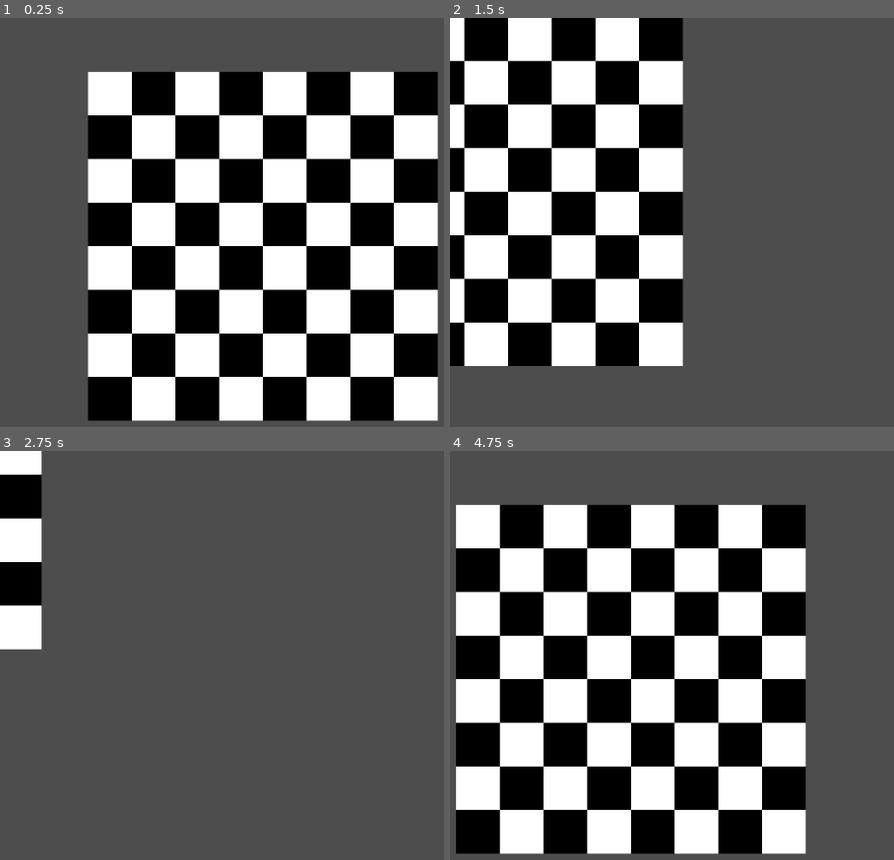
Above: before the commit, frames 1-4 (two rows, left to right).
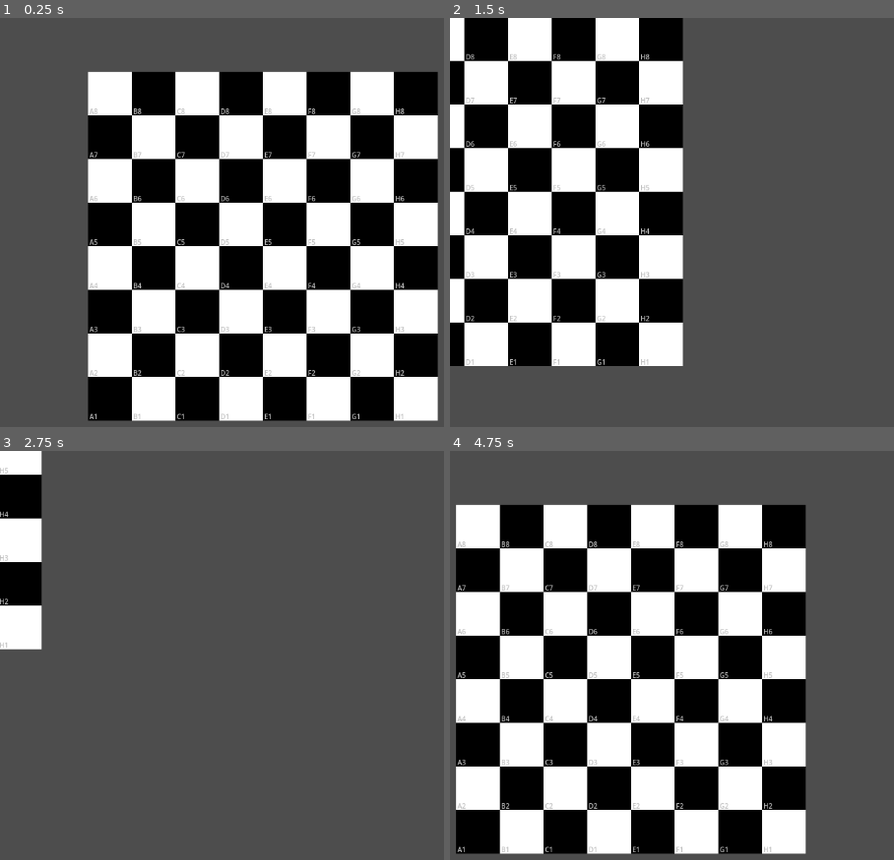
Above: after the commit, the same moments.

Repository: JorgeSaicoski/olimpico
Game: Godot game, scene res://scenes/game.tscn
The game is run twice, just before and just after one commit, with the same random seed, the same clock (stepped at 60 frames per second) and the same inputs.
Inputs (mouse positions are in pixels of both pictures, inside the frame that each line leads up to):
- Up to frame 1 (0.25 s): no input
- Up to frame 2 (1.5 s): tap Enter at 0.5 s; move the mouse to (outside the picture) at 0.52 s; hold D 0.53-1.28 s; tap 1 at 0.6 s; click (outside the picture) at 0.67 s; tap 2 at 0.8, 1.35 s; move the mouse to (685, 259) at 1.27 s; hold S from 1.28 s (still down); click (685, 259) at 1.42 s
- Up to frame 3 (2.75 s): tap 3 at 1.55, 2.1 s; move the mouse to (outside the picture) at 2.02 s; release S at 2.03 s; hold D from 2.03 s (still down); click (outside the picture) at 2.17 s; tap 4 at 2.3 s
- Up to frame 4 (4.75 s): move the mouse to (805, 761) at 2.77 s; release D at 2.78 s; hold W 2.78-3.53 s; tap 4 at 2.85 s; click (805, 761) at 2.92 s; tap 5 at 3.05, 3.6 s; move the mouse to (outside the picture) at 3.52 s; hold A from 3.53 s (still down); click (outside the picture) at 3.67 s; tap 6 at 3.8, 4.35 s; move the mouse to (605, 606) at 4.27 s; click (605, 606) at 4.42 s; tap 7 at 4.55 s

The runs differ from the first frame. In frame 1, 1.0% of the frame differs, in the area x 20-92%, y 22-99%; in frame 2, 0.6%; in frame 3, less than 0.1%; in frame 4, 1.0%.
Error before the commit: Attempt to call function 'place_card' in base 'null instance' on a null instance. (res://scripts/turn.gd:57)

Commit message:
clean old code and create a modular square

Diff:
--- a/scenes/game.tscn
+++ b/scenes/game.tscn
@@ -1,10 +1,8 @@
-[gd_scene load_steps=8 format=3 uid="uid://oucwmrequbwj"]
+[gd_scene load_steps=6 format=3 uid="uid://oucwmrequbwj"]
 
 [ext_resource type="PackedScene" uid="uid://bytcim01dmfj1" path="res://scenes/board.tscn" id="1_57j53"]
 [ext_resource type="Script" path="res://scripts/Board/rules.gd" id="2_8625o"]
-[ext_resource type="Script" path="res://scripts/turn.gd" id="2_j05r8"]
-[ext_resource type="Script" path="res://scripts/Board/place_piece.gd" id="3_5q6tl"]
-[ext_resource type="Script" path="res://scripts/Board/move_piece.gd" id="4_58mjj"]
+[ext_resource type="PackedScene" uid="uid://dchhvrawiel8g" path="res://scenes/square.tscn" id="3_2tbov"]
 [ext_resource type="Script" path="res://scripts/camera.gd" id="5_86jdi"]
 
 [sub_resource type="FontVariation" id="FontVariation_724ut"]
@@ -19,23 +17,22 @@
 
 [node name="Board" parent="." instance=ExtResource("1_57j53")]
 position = Vector2(125, 79)
+board_size = null
+cell_size = null
 font = SubResource("FontVariation_724ut")
 
 [node name="Piece" type="Node" parent="Board"]
-
-[node name="Square" type="Node" parent="Board"]
 
 [node name="Rules" type="Node" parent="Board"]
 script = ExtResource("2_8625o")
 
 [node name="Turn" type="Node" parent="Board/Rules"]
-script = ExtResource("2_j05r8")
 
 [node name="PlacePiece" type="Node" parent="Board/Rules/Turn"]
-script = ExtResource("3_5q6tl")
 
 [node name="MovePiece" type="Node" parent="Board/Rules/Turn"]
-script = ExtResource("4_58mjj")
+
+[node name="Square" parent="Board" instance=ExtResource("3_2tbov")]
 
 [node name="Camera2D" type="Camera2D" parent="."]
 position = Vector2(572, 324)
--- /dev/null
+++ b/scenes/square.tscn
@@ -0,0 +1,6 @@
+[gd_scene load_steps=2 format=3 uid="uid://dchhvrawiel8g"]
+
+[ext_resource type="Script" path="res://scripts/Board/square.gd" id="1_loc4e"]
+
+[node name="Square" type="Node2D"]
+script = ExtResource("1_loc4e")
--- a/scripts/Board/board.gd
+++ b/scripts/Board/board.gd
@@ -1,82 +1,85 @@
-class_name GameBoard
-extends Node2D
+class_name GameBoard extends Node2D
 
-@export var board_size: Vector2i = Vector2i(8, 8)  # Default size of the board
-@export var cell_size: int = 64  # Size of each cell in pixels
-@export var font: Font # Font
-var squares: Array = []  # Array to track board squares and their states
-var _square_lookup: Dictionary = {}
-var piece_textures: Dictionary = {}  # Dictionary to store piece textures by name
-var player_colors = {
-	"a": Color(0.4, 0.7, 1, 1.0),  # Soft blue
-	"b": Color(1, 0.5, 0.6, 1.0)    # Soft pink/rose
-}
+@export var board_size: Vector2i = Vector2i(8, 8)
+@export var cell_size: int = 64
+@export var font: Font
 
+var squares: Array[Square] = []
+var square_lookup: Dictionary = {}
 
 func _ready() -> void:
 	initialize_board()
-	queue_redraw()  # Schedule a redraw to update the board visually
-
-func _draw() -> void:
-	# Draw the board
-	for square in squares:
-		var rect = Rect2(square["position"] * cell_size, Vector2(cell_size, cell_size))
-		draw_rect(rect, square["color"])
-		if square["piece"] != null:
-			var piece = square["piece"]
-			var text_color = player_colors[piece["player"]]  # Use the player color from our dictionary
-			draw_string(
-				font,
-				rect.position + Vector2(cell_size/10, cell_size / 2),  # Adjust position for text alignment
-				piece["name"],
-				HORIZONTAL_ALIGNMENT_LEFT,  # Add horizontal alignment parameter
-				cell_size,  # Width (-1 means no clipping)
-				16,  # Font size
-				text_color  # Color as the last parameter
-			)
 
 func initialize_board() -> void:
+	# Clear existing squares if any
+	for square in squares:
+		square.queue_free()
 	squares.clear()
-	_square_lookup.clear()
+	square_lookup.clear()
+
+	# Create new squares
+	var square_scene = preload("res://scenes/square.tscn")
 
 	for row in range(board_size.y):
 		for col in range(board_size.x):
-			var square = {
-				"position": Vector2i(col, row),
-				"color": Color.WHITE if (row + col) % 2 == 0 else Color.BLACK,
-				"piece": null
-			}
+			var square: Square = square_scene.instantiate()
+			add_child(square)
+
+			# Set position before configuring other properties
+			square.position = Vector2(col * cell_size, row * cell_size)
+
+			# Calculate chess notation (A1, B2, etc.)
+			# Convert col to letter (0 = A, 1 = B, etc.)
+			var file = char(65 + col) # 65 is ASCII for 'A'
+			# Chess notation starts from bottom, so we invert the row number
+			var rank = str(board_size.y - row)
+			var chess_position = file + rank
+
+			# Configure square properties after adding to scene tree
+			square.setup(
+				cell_size,
+				(row + col) % 2 == 1,
+				font,
+				Vector2i(col, row),
+				chess_position
+			)
+
+			# Connect the square's clicked signal
+			square.square_clicked.connect(_on_square_clicked)
+
+			# Store references
 			squares.append(square)
-			_square_lookup[square["position"]] = square
-	queue_redraw()
+			square_lookup[Vector2i(col, row)] = square
 
-func add_piece(piece: Dictionary, square: Dictionary) -> bool:
-	if square == {} or square["piece"] != null:
-		push_warning("Invalid square or square already occupied")
+func add_piece(piece: Dictionary, position: Vector2i) -> bool:
+	var square = square_lookup.get(position)
+	if square == null:
 		return false
-	square["piece"] = piece
-	queue_redraw()
-	return true
+	return square.set_piece(piece)
 
-func remove_piece(square: Dictionary) -> Dictionary:
-	if square == {} or square["piece"] == null:
-		push_warning("Invalid square")
+func remove_piece(position: Vector2i) -> Dictionary:
+	var square = square_lookup.get(position)
+	if square == null:
 		return {}
-	var piece:Dictionary = square["piece"]
-	square["piece"] = null
-	queue_redraw()
-	return piece
+	return square.remove_piece()
 
-func get_square(mouse_position: Vector2i) -> Dictionary:
-	var position = to_local(mouse_position)
-	var position_on_board := Vector2i(
-		floor(position.x / cell_size),
-		floor(position.y / cell_size)
-	)
+func _on_square_clicked(square: Square) -> void:
+	# Handle square clicks here
+	# You can emit a signal to notify parent nodes if needed
+	pass
 
-	# Boundary check
-	if (position_on_board.x < 0 or position_on_board.x >= board_size.x or
-		position_on_board.y < 0 or position_on_board.y >= board_size.y):
-		return {}
+func get_square(position: Vector2i) -> Square:
+	return square_lookup.get(position)
 
-	return _square_lookup.get(position_on_board, {})
+# Helper function to convert chess notation to board position
+func chess_to_position(chess_notation: String) -> Vector2i:
+	if chess_notation.length() != 2:
+		return Vector2i(-1, -1)
+
+	var file = chess_notation[0].to_upper().unicode_at(0) - 65 # Convert A-H to 0-7
+	var rank = board_size.y - int(chess_notation[1]) # Convert 1-8 to 7-0
+
+	if file < 0 or file >= board_size.x or rank < 0 or rank >= board_size.y:
+		return Vector2i(-1, -1)
+
+	return Vector2i(file, rank)
--- a/scripts/Board/move_piece.gd
+++ /dev/null
@@ -1,30 +0,0 @@
-class_name MoveCard
-extends Node
-@onready var board: GameBoard = $"../../.."
-
-var piece: Dictionary
-# Called when the node enters the scene tree for the first time.
-func _ready() -> void:
-	pass # Replace with function body.
-
-func move_card(initial_square:Dictionary, to_square: Dictionary, player: String, turn:int) -> bool:
-	if to_square["piece"] != null:
-		return false
-	piece = board.remove_piece(initial_square)
-	var square_moved:Vector2i = initial_square["position"] - to_square["position"]
-	var square_moved_x: int = ensure_positive(square_moved.x)
-	var square_moved_y: int = ensure_positive(square_moved.y)
-
-	if not piece.has("player"):
-		return false
-	elif to_square["piece"] or piece.player != player or square_moved_x>1 or square_moved_y>1 or piece["turn_placed"] == turn:
-		initial_square["piece"] = piece
-		return false
-	elif board.add_piece(piece, to_square):
-		return true
-	return false
-
-func ensure_positive(number: int) -> int:
-	if number < 0:
-		return abs(number)  # Convert to positive
-	return number
--- a/scripts/Board/place_piece.gd
+++ /dev/null
@@ -1,39 +0,0 @@
-class_name PlaceCard
-extends Node
-@onready var board: GameBoard = $"../../.."
-
-@export var row_allowed: int = 2  # How much row does each play have
-# Called when the node enters the scene tree for the first time.
-func _ready() -> void:
-	pass # Replace with function body.
-func place_card(event: InputEventKey, current_player: String, square: Dictionary, turn:int) -> bool:
-	var piece_name: String
-	# Ensure square has a valid position
-	if not square.has("position"):
-		return false
-	var position_y = square["position"].y
-	var max_row = board.board_size.y
-	# Check if the piece placement is allowed for the current player
-	if current_player == "a" and position_y < max_row - row_allowed:
-		return false
-	if current_player == "b" and position_y >= row_allowed:
-		return false
-	# Determine the piece name based on the input key
-	match event.keycode:
-		KEY_1: piece_name = "1"
-		KEY_2: piece_name = "2"
-		KEY_3: piece_name = "3"
-		KEY_4: piece_name = "4"
-		KEY_5: piece_name = "5"
-		KEY_6: piece_name = "6"
-		KEY_7: piece_name = "7"
-		KEY_8: piece_name = "8"
-	# Add the piece to the board if possible
-	var piece: Dictionary = {
-		"name": piece_name,
-		"player": current_player,
-		"turn_placed": turn
-	}
-	if board and board.add_piece(piece, square):
-		return true
-	return false
--- /dev/null
+++ b/scripts/Board/square.gd
@@ -0,0 +1,97 @@
+class_name Square extends Node2D
+
+signal square_clicked(square)
+
+# Export variables for the Inspector
+@export var size: int = 64
+@export var is_dark: bool = false
+@export var font: Font
+
+var board_position: Vector2i
+var chess_position: String
+var piece: Dictionary = {}
+var base_color: Color
+
+func _ready() -> void:
+	# Initialize base color
+	base_color = Color.BLACK if is_dark else Color.WHITE
+	queue_redraw()
+
+# New setup function to initialize after instantiation
+func setup(new_size: int, dark: bool, new_font: Font, pos: Vector2i, chess_pos: String) -> void:
+	size = new_size
+	is_dark = dark
+	font = new_font
+	board_position = pos
+	chess_position = chess_pos
+	base_color = Color.BLACK if is_dark else Color.WHITE
+	queue_redraw()
+
+func _draw() -> void:
+	# Draw the square background
+	var rect = Rect2(Vector2.ZERO, Vector2(size, size))
+	draw_rect(rect, base_color)
+
+	# Draw the piece if one exists
+	if not piece.is_empty():
+		var text_color = get_player_color(piece.get("player", ""))
+		# Center the text better
+		var text = piece.get("name", "")
+		var font_size = 16
+		var text_pos = Vector2(
+			size / 2 - font.get_string_size(text, HORIZONTAL_ALIGNMENT_CENTER, -1, font_size).x / 2,
+			size / 2 + font_size / 2
+		)
+
+		draw_string(
+			font,
+			text_pos,
+			text,
+			HORIZONTAL_ALIGNMENT_CENTER,
+			-1,
+			font_size,
+			text_color
+		)
+
+	# Optionally draw the chess position in small text at the corner
+	var position_font_size = 10
+	draw_string(
+		font,
+		Vector2(2, size - 2),
+		chess_position,
+		HORIZONTAL_ALIGNMENT_LEFT,
+		-1,
+		position_font_size,
+		Color.GRAY
+	)
+
+func _input(event: InputEvent) -> void:
+	if event is InputEventMouseButton and event.pressed:
+		if event.button_index == MOUSE_BUTTON_LEFT:
+			var local_pos = get_local_mouse_position()
+			var rect = Rect2(Vector2.ZERO, Vector2(size, size))
+			if rect.has_point(local_pos):
+				square_clicked.emit(self)
+
+func get_player_color(player: String) -> Color:
+	var colors = {
+		"a": Color(0.4, 0.7, 1, 1.0),  # Soft blue
+		"b": Color(1, 0.5, 0.6, 1.0)   # Soft pink/rose
+	}
+	return colors.get(player, Color.WHITE)
+
+func set_piece(new_piece: Dictionary) -> bool:
+	if new_piece.is_empty() and piece.is_empty():
+		return false
+	piece = new_piece
+	queue_redraw()
+	return true
+
+func remove_piece() -> Dictionary:
+	var removed_piece = piece
+	piece = {}
+	queue_redraw()
+	return removed_piece
+
+func has_piece() -> bool:
+	return not piece.is_empty()
--- a/scripts/turn.gd
+++ /dev/null
@@ -1,80 +0,0 @@
-extends Node
-
-# Player and game-related variables
-var current_player: String = "a"  # Start with player A
-@onready var board: GameBoard = $"../.."
-@onready var place_card: PlaceCard = $PlaceCard
-@onready var move_card: MoveCard = $MoveCard
-
-# Game configuration
-@export var cards_per_turn: int = 4
-@export var player_b_cards_first_turn: int = 4
-@export var player_a_cards_first_turn: int = 2
-@export var moves_per_player: int = 6
-
-
-
-# State tracking
-var cards_played_this_turn: int = 0
-var pieces_moved_this_turn: int = 0
-var turn: int = 0
-var selected_square: Dictionary
-
-func _ready() -> void:
-	pass
-
-func _input(event: InputEvent) -> void:
-	if not event.is_pressed():
-		return
-
-	var mouse_position: Vector2i = get_viewport().get_mouse_position()
-	var square: Dictionary = board.get_square(mouse_position)
-
-	if event is InputEventKey:
-		handle_key_input(event, square)
-	elif event is InputEventMouseButton:
-		handle_mouse_click(event, square)
-
-func handle_key_input(event: InputEventKey, square: Dictionary) -> void:
-	if is_number_key(event.keycode):
-		handle_card_placement(event, square)
-	elif event.keycode == KEY_ENTER:
-		end_turn()
-func handle_mouse_click(event, square):
-	if event.button_index == 1:
-		selected_square = square
-	elif event.button_index == 2:
-		if pieces_moved_this_turn >= moves_per_player:
-			return
-		elif move_card.move_card(selected_square, square, current_player, turn):
-			pieces_moved_this_turn+=1
-
-func is_number_key(keycode: int) -> bool:
-	return keycode in [KEY_1, KEY_2, KEY_3, KEY_4, KEY_5, KEY_6, KEY_7, KEY_8]
-
-func handle_card_placement(event: InputEventKey, square: Dictionary) -> void:
-	if can_play_card():
-		if place_card.place_card(event, current_player, square, turn):
-			cards_played_this_turn += 1
-
-func can_play_card() -> bool:
-	if turn == 0:
-		if current_player == "a" and cards_played_this_turn < player_a_cards_first_turn:
-			return true
-		elif current_player == "b" and cards_played_this_turn < player_b_cards_first_turn:
-			return true
-		else:
-			return false
-	return cards_played_this_turn < cards_per_turn
-
-func end_turn() -> void:
-	switch_turn()
-	cards_played_this_turn = 0  # Reset the card count for the next turn
-	pieces_moved_this_turn = 0 # Reset the moves count for the next turn
-
-func switch_turn() -> void:
-	if current_player == "b":
-		turn += 1 #The turn finish when the last player play the card
-		current_player = "a"
-	else:
-		current_player = "b"
